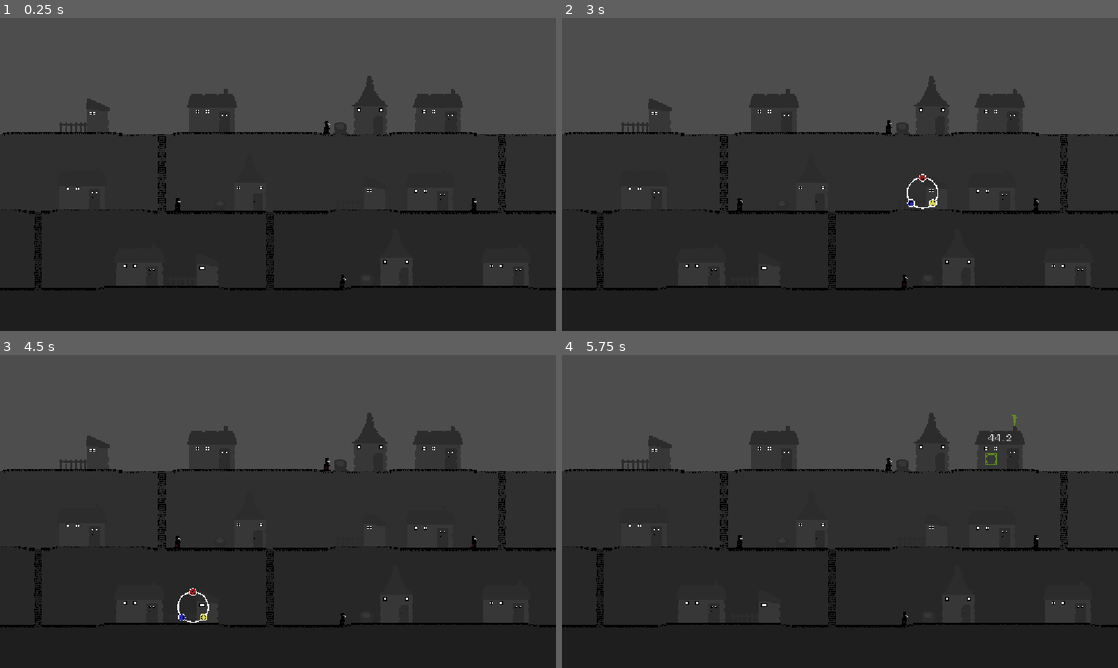
Above: before the commit, frames 1-4 (two rows, left to right).
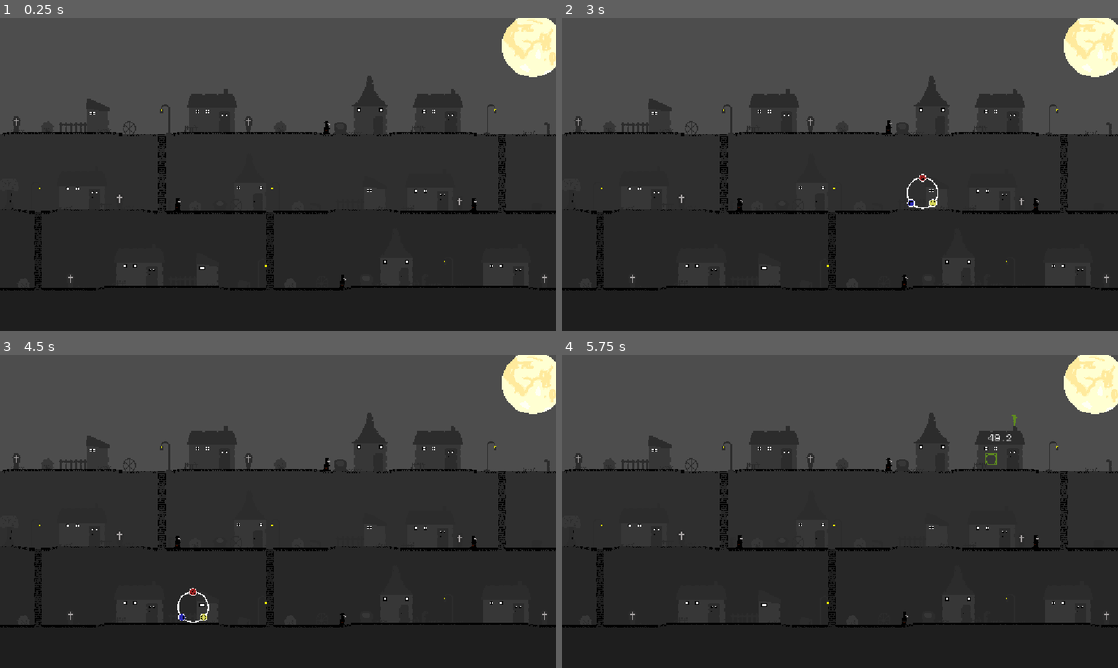
Above: after the commit, the same moments.

Repository: AdamOravecz1/gmtk-2026
Game: Godot game, scene res://Scenes/main.tscn
Same seed, same stepped clock (60 frames per second), same inputs: the game is played once before the commit and once after it.
Inputs (mouse positions are in pixels of both pictures, inside the frame that each line leads up to):
- Up to frame 1 (0.25 s): no input
- Up to frame 2 (3 s): tap Enter at 0.5 s; move the mouse to (801, 190) at 0.52 s; click (801, 190) at 0.67 s; move the mouse to (923, 111) at 1.27 s; click (923, 111) at 1.42 s; move the mouse to (945, 265) at 2.02 s; click (945, 265) at 2.17 s; tap Space at 2.75 s; move the mouse to (923, 193) at 2.77 s; click (923, 193) at 2.92 s
- Up to frame 3 (4.5 s): tap Enter at 3.5 s; move the mouse to (361, 530) at 3.52 s; click (361, 530) at 3.67 s; move the mouse to (194, 605) at 4.27 s; click (194, 605) at 4.42 s
- Up to frame 4 (5.75 s): move the mouse to (756, 608) at 5.02 s; click (756, 608) at 5.17 s

The runs differ from the first frame. In frame 1, 1.9% of the frame differs, in the area x 1-100%, y 0-85%; in frame 2, 1.9%; in frame 3, 1.9%; in frame 4, 1.9%.

Commit message:
design and movable drs

Diff:
--- a/Scenes/doctor.gd
+++ b/Scenes/doctor.gd
@@ -1,6 +1,9 @@
 extends AnimatedSprite2D
 
 @onready var level_changers = get_tree().current_scene.get_node("LevelChangers").get_children()
+
+@onready var arrow_scene := preload("res://Scenes/arrow.tscn")
+var arrow: Node2D = null
 
 var level := 0
 var going := false
@@ -8,6 +11,7 @@
 
 func _ready() -> void:
 	level = int(String(get_parent().get_parent().name)[-1])
+
 
 func move_here(cord: Vector2, lv: int, first_pos = null, second_pos = null) -> void:
 	going = true
@@ -81,6 +85,7 @@
 			flip_h = true   # facing left
 
 	play("default")
+	going = false
 	if first_pos and second_pos:
 		color = first_pos.color
 		play(color)
@@ -97,7 +102,7 @@
 		elif second_pos.name.begins_with("Doctor"):
 			second_pos.place_herb(color)
 
-		going = false
+
 
 
 func use_stairs(changer):
@@ -177,3 +182,57 @@
 	test_follow.queue_free()
 
 	return closest_ratio
+
+
+func _on_area_2d_mouse_entered() -> void:
+	if not going:
+		(material as ShaderMaterial).set_shader_parameter("outline_size", 1.0)
+		get_tree().current_scene.hover_count += 1
+		Input.set_default_cursor_shape(Input.CURSOR_POINTING_HAND)
+
+
+func _on_area_2d_mouse_exited() -> void:
+	(material as ShaderMaterial).set_shader_parameter("outline_size", 0.0)
+	get_tree().current_scene.hover_count -= 1
+
+	if get_tree().current_scene.hover_count <= 0:
+		get_tree().current_scene.hover_count = 0
+		Input.set_default_cursor_shape(Input.CURSOR_ARROW)
+
+
+func _on_area_2d_input_event(viewport: Node, event: InputEvent, shape_idx: int) -> void:
+	if event is InputEventMouseButton and event.button_index == MOUSE_BUTTON_LEFT and event.pressed:
+		if arrow == null and not going:
+			get_viewport().set_input_as_handled()
+			arrow = arrow_scene.instantiate()
+			add_child(arrow)
+			arrow.z_index = 100
+			arrow.start_location = global_position
+
+func _input(event):
+	if event is InputEventMouseButton \
+	and event.button_index == MOUSE_BUTTON_LEFT \
+	and !event.pressed:
+		if arrow:
+			arrow.queue_free()
+			arrow = null
+			await get_tree().process_frame
+			get_tree().current_scene.garden = null
+			var mouse_level = get_level_from_mouse(get_global_mouse_position())
+			var mouse_location = Vector2.ZERO
+			if mouse_level == 3:
+				mouse_location = Vector2(get_global_mouse_position().x, 200)
+			elif mouse_level == 2:
+				mouse_location = Vector2(get_global_mouse_position().x, 350)
+			else:
+				mouse_location = Vector2(get_global_mouse_position().x, 520)
+
+			move_here(mouse_location, mouse_level)
+
+func get_level_from_mouse(pos: Vector2) -> int:
+	if pos.y < 250:
+		return 3
+	elif pos.y < 400:
+		return 2
+	else:
+		return 1
--- a/Scenes/doctor.tscn
+++ b/Scenes/doctor.tscn
@@ -3,6 +3,36 @@
 [ext_resource type="Texture2D" uid="uid://dgt0mk54x1ee6" path="res://Sprites/Doctor.png" id="1_ujl42"]
 [ext_resource type="Script" uid="uid://d4k0g2jm1e6nn" path="res://Scenes/doctor.gd" id="2_fnnr0"]
 
+[sub_resource type="Shader" id="Shader_fnnr0"]
+code = "shader_type canvas_item;
+
+uniform vec4 outline_color : source_color = vec4(1.0, 1.0, 1.0, 1.0);
+uniform float outline_size = 1.0;
+
+void fragment() {
+	vec4 color = texture(TEXTURE, UV);
+
+	vec2 pixel = TEXTURE_PIXEL_SIZE * outline_size;
+
+	float left  = texture(TEXTURE, UV + vec2(-pixel.x, 0.0)).a;
+	float right = texture(TEXTURE, UV + vec2( pixel.x, 0.0)).a;
+	float up    = texture(TEXTURE, UV + vec2(0.0, -pixel.y)).a;
+	float down  = texture(TEXTURE, UV + vec2(0.0,  pixel.y)).a;
+
+	float edge = max(max(left, right), max(up, down));
+
+	if (color.a == 0.0 && edge > 0.0) {
+		COLOR = outline_color;
+	} else {
+		COLOR = color;
+	}
+}"
+
+[sub_resource type="ShaderMaterial" id="ShaderMaterial_cmoey"]
+shader = SubResource("Shader_fnnr0")
+shader_parameter/outline_color = Color(1, 1, 1, 1)
+shader_parameter/outline_size = 0.0
+
 [sub_resource type="AtlasTexture" id="AtlasTexture_ujl42"]
 atlas = ExtResource("1_ujl42")
 region = Rect2(128, 32, 32, 32)
@@ -270,8 +300,22 @@
 "speed": 4.0
 }]
 
+[sub_resource type="RectangleShape2D" id="RectangleShape2D_28l5i"]
+size = Vector2(19, 28)
+
 [node name="Doctor" type="AnimatedSprite2D" unique_id=1854216776 groups=["DR"]]
+material = SubResource("ShaderMaterial_cmoey")
 sprite_frames = SubResource("SpriteFrames_8cerb")
-animation = &"yellow"
+animation = &"red"
 autoplay = "default"
 script = ExtResource("2_fnnr0")
+
+[node name="Area2D" type="Area2D" parent="." unique_id=1507955915]
+
+[node name="CollisionShape2D" type="CollisionShape2D" parent="Area2D" unique_id=1580618853]
+position = Vector2(-0.5, 1)
+shape = SubResource("RectangleShape2D_28l5i")
+
+[connection signal="input_event" from="Area2D" to="." method="_on_area_2d_input_event"]
+[connection signal="mouse_entered" from="Area2D" to="." method="_on_area_2d_mouse_entered"]
+[connection signal="mouse_exited" from="Area2D" to="." method="_on_area_2d_mouse_exited"]
--- a/Scenes/doctor_house.gd
+++ b/Scenes/doctor_house.gd
@@ -44,10 +44,14 @@
 
 func _on_area_2d_mouse_entered() -> void:
 	Input.set_default_cursor_shape(Input.CURSOR_POINTING_HAND)
+	get_tree().current_scene.hover_count += 1
 
 
 func _on_area_2d_mouse_exited() -> void:
-	Input.set_default_cursor_shape(Input.CURSOR_ARROW)
+	get_tree().current_scene.hover_count -= 1
+	if get_tree().current_scene.hover_count <= 0:
+		get_tree().current_scene.hover_count = 0
+		Input.set_default_cursor_shape(Input.CURSOR_ARROW)
 
 
 func place_herb(c):
--- a/Scenes/doctor_house.tscn
+++ b/Scenes/doctor_house.tscn
@@ -52,9 +52,10 @@
 
 [node name="AnimatedSprite2D" type="AnimatedSprite2D" parent="." unique_id=1268237241]
 visible = false
+position = Vector2(-6, 0)
 sprite_frames = SubResource("SpriteFrames_p58rp")
 autoplay = "default"
-frame_progress = 0.13157457
+frame_progress = 0.059784595
 
 [node name="Area2D" type="Area2D" parent="." unique_id=1644374322]
 
--- a/Scenes/garden.gd
+++ b/Scenes/garden.gd
@@ -62,10 +62,14 @@
 
 func _on_area_2d_mouse_entered() -> void:
 	Input.set_default_cursor_shape(Input.CURSOR_POINTING_HAND)
+	get_tree().current_scene.hover_count += 1
 
 
 func _on_area_2d_mouse_exited() -> void:
-	Input.set_default_cursor_shape(Input.CURSOR_ARROW)
+	get_tree().current_scene.hover_count -= 1
+	if get_tree().current_scene.hover_count <= 0:
+		get_tree().current_scene.hover_count = 0
+		Input.set_default_cursor_shape(Input.CURSOR_ARROW)
 
 func close_selector():
 	herb_selector.scale = Vector2(0, 0)
--- a/Scenes/house.gd
+++ b/Scenes/house.gd
@@ -36,10 +36,14 @@
 
 func _on_area_2d_mouse_entered() -> void:
 	Input.set_default_cursor_shape(Input.CURSOR_POINTING_HAND)
+	get_tree().current_scene.hover_count += 1
 
 
 func _on_area_2d_mouse_exited() -> void:
-	Input.set_default_cursor_shape(Input.CURSOR_ARROW)
+	get_tree().current_scene.hover_count -= 1
+	if get_tree().current_scene.hover_count <= 0:
+		get_tree().current_scene.hover_count = 0
+		Input.set_default_cursor_shape(Input.CURSOR_ARROW)
 
 
 func _on_area_2d_input_event(viewport: Node, event: InputEvent, shape_idx: int) -> void:
@@ -54,9 +58,9 @@
 func infect(c):
 	color = c
 	if color in ["red", "yellow", "blue"]:
-		countdown_time = 30
+		countdown_time = 40
 	elif color in ["orange", "green", "purple"]:
-		countdown_time = 45
+		countdown_time = 50
 	else:
 		countdown_time = 60
 	$AnimatedSprite2D.visible = true
--- a/Scenes/main.gd
+++ b/Scenes/main.gd
@@ -1,4 +1,6 @@
 extends Control
+
+var hover_count := 0
 
 var chosen_houses: Array = []
 
--- a/Scenes/main.tscn
+++ b/Scenes/main.tscn
@@ -6,6 +6,9 @@
 [ext_resource type="PackedScene" uid="uid://dy4j81122cq3g" path="res://Scenes/doctor_house.tscn" id="3_21xkr"]
 [ext_resource type="PackedScene" uid="uid://pcp40x1liaid" path="res://Scenes/house.tscn" id="5_21xkr"]
 [ext_resource type="PackedScene" uid="uid://ex8v75fywms3" path="res://Scenes/garden.tscn" id="5_kry3j"]
+[ext_resource type="Texture2D" uid="uid://ve82pymwsfmb" path="res://Sprites/Moon.png" id="7_6bp64"]
+[ext_resource type="Texture2D" uid="uid://u868yryacxo0" path="res://Sprites/32Design.png" id="8_344ge"]
+[ext_resource type="Texture2D" uid="uid://cvyuo2ln271rs" path="res://Sprites/64Design.png" id="9_ynf5e"]
 
 [sub_resource type="TileSetAtlasSource" id="TileSetAtlasSource_jjvhh"]
 texture = ExtResource("1_jjgbg")
@@ -37,17 +40,62 @@
 }
 point_count = 10
 
+[sub_resource type="Shader" id="Shader_fnnr0"]
+code = "shader_type canvas_item;
+
+uniform vec4 outline_color : source_color = vec4(1.0, 1.0, 1.0, 1.0);
+uniform float outline_size = 1.0;
+
+void fragment() {
+	vec4 color = texture(TEXTURE, UV);
+
+	vec2 pixel = TEXTURE_PIXEL_SIZE * outline_size;
+
+	float left  = texture(TEXTURE, UV + vec2(-pixel.x, 0.0)).a;
+	float right = texture(TEXTURE, UV + vec2( pixel.x, 0.0)).a;
+	float up    = texture(TEXTURE, UV + vec2(0.0, -pixel.y)).a;
+	float down  = texture(TEXTURE, UV + vec2(0.0,  pixel.y)).a;
+
+	float edge = max(max(left, right), max(up, down));
+
+	if (color.a == 0.0 && edge > 0.0) {
+		COLOR = outline_color;
+	} else {
+		COLOR = color;
+	}
+}"
+
+[sub_resource type="ShaderMaterial" id="ShaderMaterial_ynf5e"]
+shader = SubResource("Shader_fnnr0")
+shader_parameter/outline_color = Color(1, 1, 1, 1)
+shader_parameter/outline_size = 0.0
+
 [sub_resource type="Curve2D" id="Curve2D_6bp64"]
 _data = {
 "points": PackedVector2Array(0, 0, 0, 0, -4, 0, 0, 0, 0, 0, 24, 0, 0, 0, 0, 0, 53, 5, 0, 0, 0, 0, 83, 5, 0, 0, 0, 0, 103, 0, 0, 0, 0, 0, 281, 0, 0, 0, 0, 0, 309, 5, 0, 0, 0, 0, 663, 5, 0, 0, 0, 0, 680, 0, 0, 0, 0, 0, 792, 0, 0, 0, 0, 0, 819, 5, 0, 0, 0, 0, 1135, 5)
 }
 point_count = 12
 
+[sub_resource type="ShaderMaterial" id="ShaderMaterial_hptm8"]
+shader = SubResource("Shader_fnnr0")
+shader_parameter/outline_color = Color(1, 1, 1, 1)
+shader_parameter/outline_size = 0.0
+
+[sub_resource type="ShaderMaterial" id="ShaderMaterial_d1ilt"]
+shader = SubResource("Shader_fnnr0")
+shader_parameter/outline_color = Color(1, 1, 1, 1)
+shader_parameter/outline_size = 0.0
+
 [sub_resource type="Curve2D" id="Curve2D_344ge"]
 _data = {
 "points": PackedVector2Array(0, 0, 0, 0, -4, 0, 0, 0, 0, 0, 20, -5, 0, 0, 0, 0, 225, -5, 0, 0, 0, 0, 251, 0, 0, 0, 0, 0, 354, 0, 0, 0, 0, 0, 372, -5, 0, 0, 0, 0, 641, -5, 0, 0, 0, 0, 667, 0, 0, 0, 0, 0, 803, 0, 0, 0, 0, 0, 820, -5, 0, 0, 0, 0, 963, -5, 0, 0, 0, 0, 987, 0, 0, 0, 0, 0, 1144, 0)
 }
 point_count = 13
+
+[sub_resource type="ShaderMaterial" id="ShaderMaterial_6iyac"]
+shader = SubResource("Shader_fnnr0")
+shader_parameter/outline_color = Color(1, 1, 1, 1)
+shader_parameter/outline_size = 0.0
 
 [sub_resource type="Curve2D" id="Curve2D_ynf5e"]
 _data = {
@@ -165,6 +213,7 @@
 rotates = false
 
 [node name="Doctor3" parent="Level1/PathFollow2D" unique_id=1854216776 instance=ExtResource("3_8gbba")]
+material = SubResource("ShaderMaterial_ynf5e")
 
 [node name="Level2" type="Path2D" parent="." unique_id=1931168859]
 position = Vector2(14, 383)
@@ -176,6 +225,7 @@
 rotates = false
 
 [node name="Doctor3" parent="Level2/PathFollow2D" unique_id=307772190 instance=ExtResource("3_8gbba")]
+material = SubResource("ShaderMaterial_hptm8")
 
 [node name="PathFollow2D2" type="PathFollow2D" parent="Level2" unique_id=1194148934]
 position = Vector2(967.9739, 5)
@@ -183,6 +233,7 @@
 rotates = false
 
 [node name="Doctor3" parent="Level2/PathFollow2D2" unique_id=1954553856 instance=ExtResource("3_8gbba")]
+material = SubResource("ShaderMaterial_d1ilt")
 
 [node name="Level3" type="Path2D" parent="." unique_id=2039259244]
 position = Vector2(3, 228)
@@ -194,6 +245,7 @@
 rotates = false
 
 [node name="Doctor3" parent="Level3/PathFollow2D" unique_id=1157490437 instance=ExtResource("3_8gbba")]
+material = SubResource("ShaderMaterial_6iyac")
 
 [node name="Stairs1" type="Path2D" parent="." unique_id=1897500769]
 position = Vector2(80, 548)
@@ -248,4 +300,397 @@
 one_shot = true
 autostart = true
 
+[node name="Moon" type="Sprite2D" parent="." unique_id=420962235]
+modulate = Color(1.1638972, 1.1638972, 1.1638972, 1)
+position = Vector2(1104, 61)
+texture = ExtResource("7_6bp64")
+
+[node name="Design32" type="Control" parent="." unique_id=1113172667]
+anchors_preset = 0
+offset_right = 40.0
+offset_bottom = 40.0
+
+[node name="32Design" type="Sprite2D" parent="Design32" unique_id=60768184]
+position = Vector2(1128, 547)
+texture = ExtResource("8_344ge")
+hframes = 3
+vframes = 3
+
+[node name="32Design2" type="Sprite2D" parent="Design32" unique_id=624368667]
+position = Vector2(952, 387)
+texture = ExtResource("8_344ge")
+hframes = 3
+vframes = 3
+
+[node name="32Design3" type="Sprite2D" parent="Design32" unique_id=36605842]
+position = Vector2(515, 222)
+texture = ExtResource("8_344ge")
+hframes = 3
+vframes = 3
+
+[node name="32Design4" type="Sprite2D" parent="Design32" unique_id=32353108]
+position = Vector2(34, 222)
+texture = ExtResource("8_344ge")
+hframes = 3
+vframes = 3
+
+[node name="32Design5" type="Sprite2D" parent="Design32" unique_id=592523486]
+position = Vector2(248, 382)
+texture = ExtResource("8_344ge")
+hframes = 3
+vframes = 3
+
+[node name="32Design6" type="Sprite2D" parent="Design32" unique_id=98653477]
+position = Vector2(146, 547)
+texture = ExtResource("8_344ge")
+hframes = 3
+vframes = 3
+
+[node name="32Design7" type="Sprite2D" parent="Design32" unique_id=2096030011]
+position = Vector2(248, 542)
+texture = ExtResource("8_344ge")
+hframes = 3
+vframes = 3
+frame = 1
+
+[node name="32Design8" type="Sprite2D" parent="Design32" unique_id=933039278]
+position = Vector2(856, 542)
+texture = ExtResource("8_344ge")
+hframes = 3
+vframes = 3
+frame = 1
+
+[node name="32Design9" type="Sprite2D" parent="Design32" unique_id=1316578722]
+position = Vector2(844, 387)
+texture = ExtResource("8_344ge")
+hframes = 3
+vframes = 3
+frame = 1
+
+[node name="32Design10" type="Sprite2D" parent="Design32" unique_id=1697115124]
+position = Vector2(396, 222)
+texture = ExtResource("8_344ge")
+hframes = 3
+vframes = 3
+frame = 1
+
+[node name="32Design11" type="Sprite2D" parent="Design32" unique_id=1160953885]
+position = Vector2(866, 222)
+texture = ExtResource("8_344ge")
+hframes = 3
+vframes = 3
+frame = 1
+
+[node name="32Design12" type="Sprite2D" parent="Design32" unique_id=1165597131]
+position = Vector2(218, 382)
+texture = ExtResource("8_344ge")
+hframes = 3
+vframes = 3
+frame = 1
+
+[node name="32Design13" type="Sprite2D" parent="Design32" unique_id=307223512]
+position = Vector2(488, 387)
+texture = ExtResource("8_344ge")
+hframes = 3
+vframes = 3
+frame = 2
+
+[node name="32Design14" type="Sprite2D" parent="Design32" unique_id=289302833]
+position = Vector2(267, 227)
+texture = ExtResource("8_344ge")
+hframes = 3
+vframes = 3
+frame = 2
+
+[node name="32Design15" type="Sprite2D" parent="Design32" unique_id=1256692825]
+position = Vector2(666, 547)
+texture = ExtResource("8_344ge")
+hframes = 3
+vframes = 3
+frame = 2
+
+[node name="32Design16" type="Sprite2D" parent="Design32" unique_id=371577108]
+position = Vector2(600, 547)
+texture = ExtResource("8_344ge")
+hframes = 3
+vframes = 3
+frame = 3
+
+[node name="32Design17" type="Sprite2D" parent="Design32" unique_id=1423018466]
+position = Vector2(579, 222)
+texture = ExtResource("8_344ge")
+hframes = 3
+vframes = 3
+frame = 3
+
+[node name="32Design18" type="Sprite2D" parent="Design32" unique_id=822622037]
+position = Vector2(97, 222)
+texture = ExtResource("8_344ge")
+hframes = 3
+vframes = 3
+frame = 3
+
+[node name="32Design19" type="Sprite2D" parent="Design32" unique_id=1003889098]
+position = Vector2(48, 547)
+texture = ExtResource("8_344ge")
+hframes = 3
+vframes = 3
+frame = 3
+
+[node name="32Design20" type="Sprite2D" parent="Design32" unique_id=2074957691]
+position = Vector2(616, 387)
+texture = ExtResource("8_344ge")
+hframes = 3
+vframes = 3
+frame = 3
+
+[node name="32Design21" type="Sprite2D" parent="Design32" unique_id=493893203]
+position = Vector2(403, 386)
+texture = ExtResource("8_344ge")
+hframes = 3
+vframes = 3
+frame = 3
+
+[node name="32Design22" type="Sprite2D" parent="Design32" unique_id=334731986]
+position = Vector2(522, 387)
+texture = ExtResource("8_344ge")
+hframes = 3
+vframes = 3
+frame = 4
+
+[node name="32Design23" type="Sprite2D" parent="Design32" unique_id=61886492]
+position = Vector2(440, 542)
+texture = ExtResource("8_344ge")
+hframes = 3
+vframes = 3
+frame = 4
+
+[node name="32Design24" type="Sprite2D" parent="Design32" unique_id=865009520]
+position = Vector2(172, 547)
+texture = ExtResource("8_344ge")
+hframes = 3
+vframes = 3
+frame = 4
+
+[node name="32Design25" type="Sprite2D" parent="Design32" unique_id=1166261359]
+position = Vector2(136, 382)
+texture = ExtResource("8_344ge")
+hframes = 3
+vframes = 3
+frame = 4
+
+[node name="32Design26" type="Sprite2D" parent="Design32" unique_id=1528699285]
+position = Vector2(37, 222)
+texture = ExtResource("8_344ge")
+hframes = 3
+vframes = 3
+frame = 4
+
+[node name="32Design27" type="Sprite2D" parent="Design32" unique_id=446670113]
+position = Vector2(738, 227)
+texture = ExtResource("8_344ge")
+hframes = 3
+vframes = 3
+frame = 4
+
+[node name="32Design28" type="Sprite2D" parent="Design32" unique_id=1368918488]
+position = Vector2(947, 542)
+texture = ExtResource("8_344ge")
+hframes = 3
+vframes = 3
+frame = 4
+
+[node name="32Design29" type="Sprite2D" parent="Design32" unique_id=1721172664]
+position = Vector2(901, 542)
+texture = ExtResource("8_344ge")
+hframes = 3
+vframes = 3
+frame = 5
+
+[node name="32Design30" type="Sprite2D" parent="Design32" unique_id=631461308]
+position = Vector2(789, 542)
+texture = ExtResource("8_344ge")
+hframes = 3
+vframes = 3
+frame = 5
+
+[node name="32Design31" type="Sprite2D" parent="Design32" unique_id=90138704]
+position = Vector2(264, 382)
+texture = ExtResource("8_344ge")
+hframes = 3
+vframes = 3
+frame = 5
+
+[node name="32Design32" type="Sprite2D" parent="Design32" unique_id=1684102006]
+position = Vector2(791, 382)
+texture = ExtResource("8_344ge")
+hframes = 3
+vframes = 3
+frame = 5
+
+[node name="32Design33" type="Sprite2D" parent="Design32" unique_id=941796790]
+position = Vector2(1084, 387)
+texture = ExtResource("8_344ge")
+hframes = 3
+vframes = 3
+frame = 5
+
+[node name="32Design34" type="Sprite2D" parent="Design32" unique_id=2002838208]
+position = Vector2(1095, 227)
+texture = ExtResource("8_344ge")
+hframes = 3
+vframes = 3
+frame = 5
+
+[node name="32Design35" type="Sprite2D" parent="Design32" unique_id=1697265344]
+position = Vector2(216, 222)
+texture = ExtResource("8_344ge")
+hframes = 3
+vframes = 3
+frame = 5
+
+[node name="32Design36" type="Sprite2D" parent="Design32" unique_id=1140227471]
+position = Vector2(504, 547)
+texture = ExtResource("8_344ge")
+hframes = 3
+vframes = 3
+frame = 6
+
+[node name="32Design37" type="Sprite2D" parent="Design32" unique_id=1888080367]
+position = Vector2(1113, 387)
+texture = ExtResource("8_344ge")
+hframes = 3
+vframes = 3
+frame = 6
+
+[node name="32Design38" type="Sprite2D" parent="Design32" unique_id=1858600709]
+position = Vector2(652, 387)
+texture = ExtResource("8_344ge")
+hframes = 3
+vframes = 3
+frame = 6
+
+[node name="32Design39" type="Sprite2D" parent="Design32" unique_id=660767173]
+position = Vector2(355, 387)
+texture = ExtResource("8_344ge")
+hframes = 3
+vframes = 3
+frame = 7
+
+[node name="32Design40" type="Sprite2D" parent="Design32" unique_id=2141462395]
+position = Vector2(881, 542)
+texture = ExtResource("8_344ge")
+hframes = 3
+vframes = 3
+frame = 7
+
+[node name="32Design41" type="Sprite2D" parent="Design32" unique_id=757599503]
+position = Vector2(1133, 227)
+texture = ExtResource("8_344ge")
+hframes = 3
+vframes = 3
+frame = 7
+
+[node name="Design64" type="Control" parent="." unique_id=1712692584]
+anchors_preset = 0
+offset_right = 40.0
+offset_bottom = 40.0
+
+[node name="64Design7" type="Sprite2D" parent="Design64" unique_id=2059171557]
+modulate = Color(18.892157, 18.892157, 18.892157, 1)
+position = Vector2(1016, 211)
+texture = ExtResource("9_ynf5e")
+hframes = 2
+vframes = 2
+frame = 1
+
+[node name="64Design" type="Sprite2D" parent="Design64" unique_id=1735338629]
+position = Vector2(1016, 211)
+texture = ExtResource("9_ynf5e")
+hframes = 2
+vframes = 2
+
+[node name="64Design8" type="Sprite2D" parent="Design64" unique_id=1405935417]
+modulate = Color(18.892157, 18.892157, 18.892157, 1)
+position = Vector2(344, 211)
+texture = ExtResource("9_ynf5e")
+flip_h = true
+hframes = 2
+vframes = 2
+frame = 1
+
+[node name="64Design2" type="Sprite2D" parent="Design64" unique_id=352503527]
+position = Vector2(344, 211)
+texture = ExtResource("9_ynf5e")
+flip_h = true
+hframes = 2
+vframes = 2
+
+[node name="64Design9" type="Sprite2D" parent="Design64" unique_id=809937117]
+modulate = Color(18.892157, 18.892157, 18.892157, 1)
+position = Vector2(573, 371)
+texture = ExtResource("9_ynf5e")
+flip_h = true
+hframes = 2
+vframes = 2
+frame = 1
+
+[node name="64Design3" type="Sprite2D" parent="Design64" unique_id=733939870]
+position = Vector2(573, 371)
+texture = ExtResource("9_ynf5e")
+flip_h = true
+hframes = 2
+vframes = 2
+
+[node name="64Design10" type="Sprite2D" parent="Design64" unique_id=1323296069]
+modulate = Color(18.892157, 18.892157, 18.892157, 1)
+position = Vector2(72, 371)
+texture = ExtResource("9_ynf5e")
+hframes = 2
+vframes = 2
+frame = 1
+
+[node name="64Design4" type="Sprite2D" parent="Design64" unique_id=1081346339]
+position = Vector2(72, 371)
+texture = ExtResource("9_ynf5e")
+hframes = 2
+vframes = 2
+
+[node name="64Design11" type="Sprite2D" parent="Design64" unique_id=312667040]
+modulate = Color(18.892157, 18.892157, 18.892157, 1)
+position = Vector2(931, 526)
+texture = ExtResource("9_ynf5e")
+flip_h = true
+hframes = 2
+vframes = 2
+frame = 1
+
+[node name="64Design5" type="Sprite2D" parent="Design64" unique_id=1212470006]
+position = Vector2(931, 526)
+texture = ExtResource("9_ynf5e")
+flip_h = true
+hframes = 2
+vframes = 2
+
+[node name="64Design12" type="Sprite2D" parent="Design64" unique_id=727294679]
+modulate = Color(18.892157, 18.892157, 18.892157, 1)
+position = Vector2(542, 531)
+texture = ExtResource("9_ynf5e")
+hframes = 2
+vframes = 2
+frame = 1
+
+[node name="64Design6" type="Sprite2D" parent="Design64" unique_id=1881736336]
+position = Vector2(542, 531)
+texture = ExtResource("9_ynf5e")
+hframes = 2
+vframes = 2
+
+[node name="64Design13" type="Sprite2D" parent="Design64" unique_id=692651298]
+position = Vector2(17, 366)
+texture = ExtResource("9_ynf5e")
+hframes = 2
+vframes = 2
+frame = 2
+
 [connection signal="timeout" from="Timer" to="." method="_on_timer_timeout"]
--- /dev/null
+++ b/highlight.gdshader
@@ -0,0 +1,23 @@
+shader_type canvas_item;
+
+uniform vec4 outline_color : source_color = vec4(1.0, 1.0, 1.0, 1.0);
+uniform float outline_size = 1.0;
+
+void fragment() {
+	vec4 color = texture(TEXTURE, UV);
+
+	vec2 pixel = TEXTURE_PIXEL_SIZE * outline_size;
+
+	float left  = texture(TEXTURE, UV + vec2(-pixel.x, 0.0)).a;
+	float right = texture(TEXTURE, UV + vec2( pixel.x, 0.0)).a;
+	float up    = texture(TEXTURE, UV + vec2(0.0, -pixel.y)).a;
+	float down  = texture(TEXTURE, UV + vec2(0.0,  pixel.y)).a;
+
+	float edge = max(max(left, right), max(up, down));
+
+	if (color.a == 0.0 && edge > 0.0) {
+		COLOR = outline_color;
+	} else {
+		COLOR = color;
+	}
+}
Binary file added: Sprites/32Design.png
Not shown, added: Sprites/32Design.png.import
Binary file added: Sprites/64Design.png
Not shown, added: Sprites/64Design.png.import
Binary file added: Sprites/Moon.png
Not shown, added: Sprites/Moon.png.import
Not shown, added: highlight.gdshader.uid
